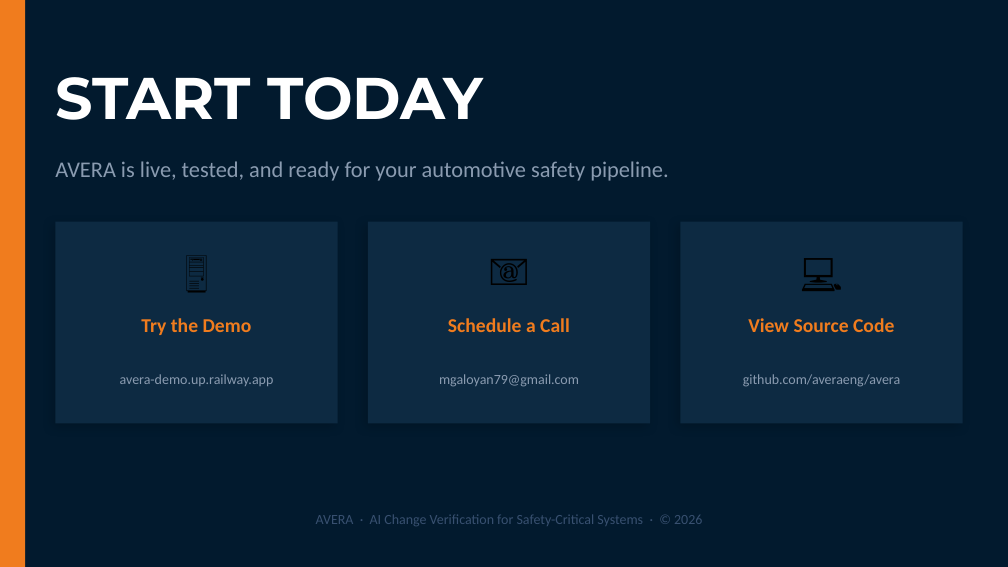
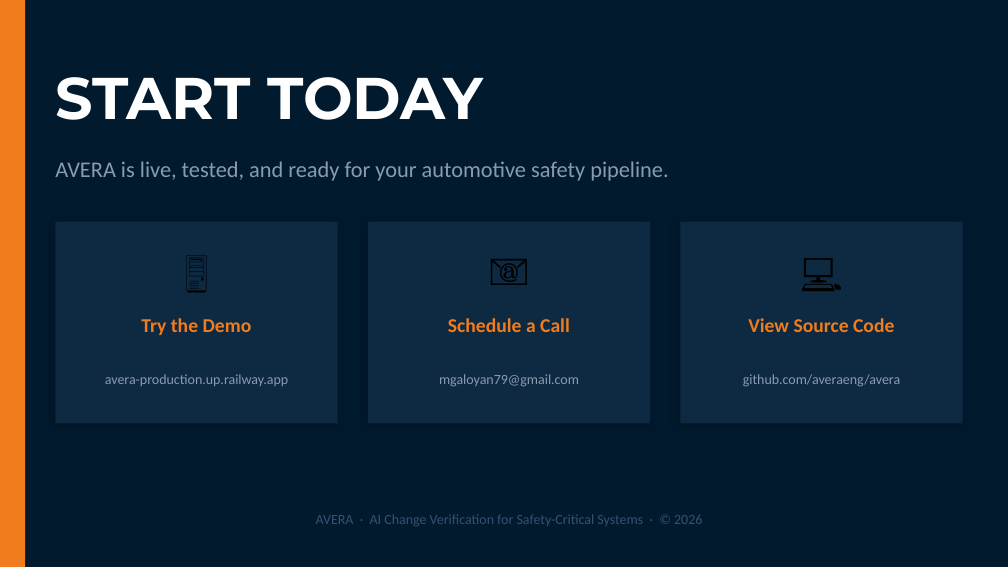
Before and after one commit to mikheil-galoian/avera, a slide deck: slide 9 of AVERA_Pitch_Automotive.pptx. Drawn at 1008x567 pixels with LibreOffice and Linux fonts; fonts in the diff are those of the drawing. Boxes give left, top, right and bottom in pixels: in the first picture for what was removed or moved away, otherwise in the second. Text is boxed around its words. In the diff, an @@ line names an element or a change of style, - is before the commit and + after.

```diff
--- a/AVERA_Pitch_Automotive.pptx
+++ b/AVERA_Pitch_Automotive.pptx
@@ text at (105,374,288,386): text changed @@
-avera-demo.up.railway.app
+avera-production.up.railway.app
```
Also in this commit, not shown: 2 other slides changed, 7 other files.
